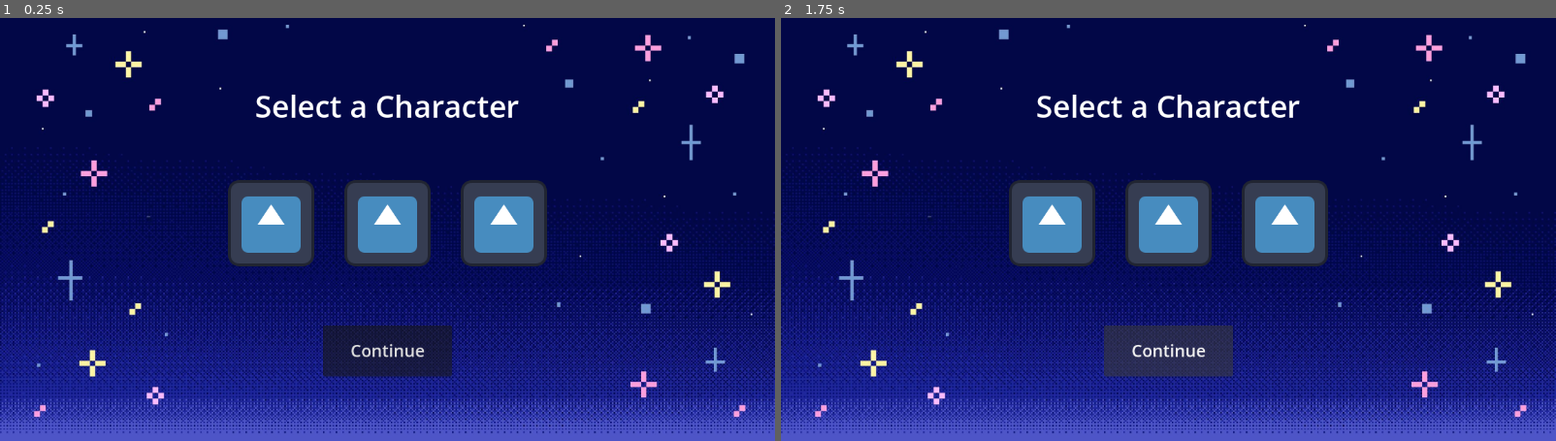
Above: before the commit, frames 1-2 (left to right).
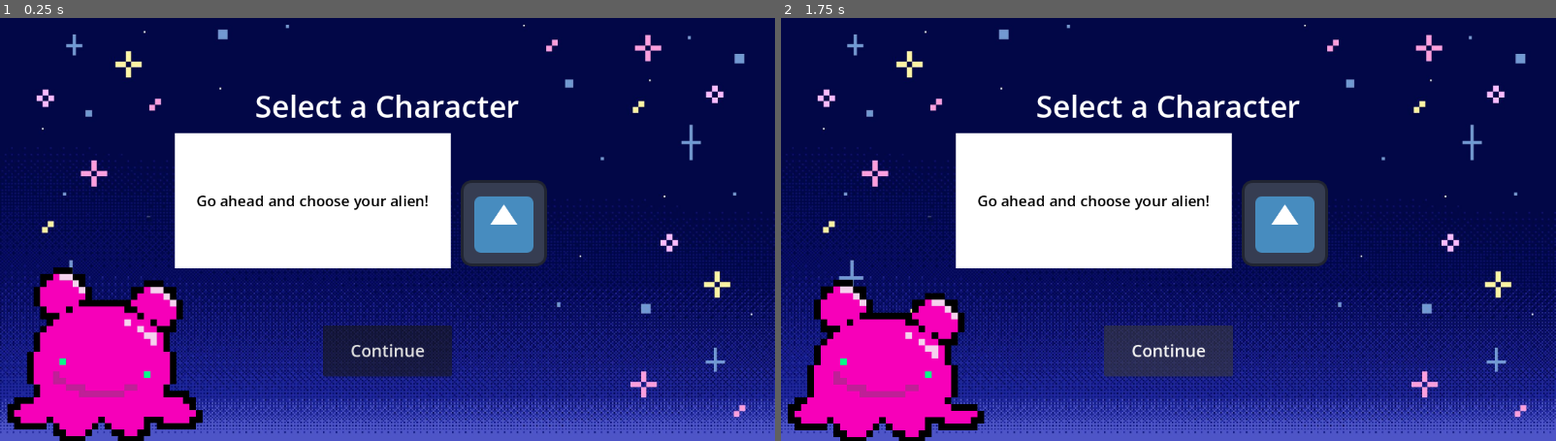
Above: after the commit, the same moments.

Repository: asiderys/ROOT16-Game-Jam
Game: Godot game, scene res://character_selection/character_selection.tscn
Same seed, same stepped clock (60 frames per second), same inputs: the game is played once before the commit and once after it. This scene is started directly instead of the project's main scene. The engine's default icon, where the game draws it, is replaced by a stand-in: a white triangle on a blue panel in a dark square.
Inputs:
- Up to frame 1 (0.25 s): no input
- Up to frame 2 (1.75 s): click "Continue" at 0.5 s; click "Continue" at 1.25 s

The runs differ from the first frame. In frame 1, 18% of the frame differs, in the area x 0-59%, y 27-100%; in frame 2, 18%.

Commit message:
Added music and continued guide

Diff:
--- a/Restocking.tscn
+++ /dev/null
@@ -1,105 +0,0 @@
-[gd_scene format=3 uid="uid://dghjohdt4f5s8"]
-
-[ext_resource type="Script" path="res://restocking.gd" id="1_pbe4y"]
-
-[sub_resource type="Animation" id="Animation_575rj"]
-resource_name = "PurchaseError"
-length = 0.25
-tracks/0/type = "value"
-tracks/0/imported = false
-tracks/0/enabled = true
-tracks/0/path = NodePath("AnimationPlayer/HBoxContainer:position")
-tracks/0/interp = 1
-tracks/0/loop_wrap = true
-tracks/0/keys = {
-"times": PackedFloat32Array(0, 0.033333335, 0.06666667, 0.1, 0.13333334, 0.16666667, 0.2, 0.23333333),
-"transitions": PackedFloat32Array(1, 1, 1, 1, 1, 1, 1, 1),
-"update": 0,
-"values": [Vector2(-25, 0), Vector2(0, 0), Vector2(25, 0), Vector2(0, 0), Vector2(-25, 0), Vector2(0, 0), Vector2(25, 0), Vector2(0, 0)]
-}
-
-[sub_resource type="Animation" id="Animation_pbe4y"]
-length = 0.001
-tracks/0/type = "value"
-tracks/0/imported = false
-tracks/0/enabled = true
-tracks/0/path = NodePath("AnimationPlayer/HBoxContainer:position")
-tracks/0/interp = 1
-tracks/0/loop_wrap = true
-tracks/0/keys = {
-"times": PackedFloat32Array(0),
-"transitions": PackedFloat32Array(1),
-"update": 0,
-"values": [Vector2(0, 0)]
-}
-
-[sub_resource type="AnimationLibrary" id="AnimationLibrary_n0kda"]
-_data = {
-&"PurchaseError": SubResource("Animation_575rj"),
-&"RESET": SubResource("Animation_pbe4y")
-}
-
-[node name="Restocking" type="Control" unique_id=1323624672]
-layout_mode = 3
-anchors_preset = 15
-anchor_right = 1.0
-anchor_bottom = 1.0
-grow_horizontal = 2
-grow_vertical = 2
-script = ExtResource("1_pbe4y")
-
-[node name="Layout" type="VBoxContainer" parent="." unique_id=1230722064]
-layout_mode = 1
-anchors_preset = 15
-anchor_right = 1.0
-anchor_bottom = 1.0
-grow_horizontal = 2
-grow_vertical = 2
-
-[node name="AnimationPlayer" type="AnimationPlayer" parent="Layout" unique_id=1614275042]
-libraries/ = SubResource("AnimationLibrary_n0kda")
-
-[node name="HBoxContainer" type="HBoxContainer" parent="Layout/AnimationPlayer" unique_id=168741926]
-anchors_preset = 10
-anchor_right = 1.0
-offset_left = -25.0
-offset_right = -25.0
-offset_bottom = 35.0
-grow_horizontal = 2
-theme_override_constants/separation = 60
-alignment = 1
-
-[node name="CurrentCost" type="Label" parent="Layout/AnimationPlayer/HBoxContainer" unique_id=1338835133]
-layout_mode = 2
-theme_override_font_sizes/font_size = 25
-text = "Current cost: 0"
-horizontal_alignment = 1
-vertical_alignment = 1
-
-[node name="Money" type="Label" parent="Layout/AnimationPlayer/HBoxContainer" unique_id=286259757]
-layout_mode = 2
-theme_override_font_sizes/font_size = 25
-text = "Money: 100"
-horizontal_alignment = 1
-vertical_alignment = 1
-
-[node name="ScrollBox" type="ScrollContainer" parent="Layout" unique_id=1152177846]
-custom_minimum_size = Vector2(6.015, 13.545)
-layout_mode = 2
-size_flags_vertical = 3
-
-[node name="ProductCardContainer" type="GridContainer" parent="Layout/ScrollBox" unique_id=2145477403]
-layout_mode = 2
-size_flags_horizontal = 6
-size_flags_vertical = 3
-theme_override_constants/h_separation = 15
-theme_override_constants/v_separation = 15
-columns = 2
-
-[node name="Button" type="Button" parent="Layout" unique_id=710807426]
-custom_minimum_size = Vector2(0, 75)
-layout_mode = 2
-theme_override_colors/icon_normal_color = Color(0.49919003, 0.97400683, 0.9999998, 1)
-text = "Check Out"
-
-[connection signal="pressed" from="Layout/Button" to="." method="submit_purchase"]
--- /dev/null
+++ b/alien_voice/alien_voice.tscn
@@ -0,0 +1,6 @@
+[gd_scene format=3 uid="uid://8qay6q5iwyxt"]
+
+[ext_resource type="Script" uid="uid://bvxpr60r2vho" path="res://alien_voice/alien_voice.gd" id="1_ow73k"]
+
+[node name="AlienVoice" type="AudioStreamPlayer2D" unique_id=137993742]
+script = ExtResource("1_ow73k")
--- a/background.gd
+++ /dev/null
@@ -1,11 +0,0 @@
-extends Sprite2D
-
-
-# Called when the node enters the scene tree for the first time.
-func _ready() -> void:
-	pass # Replace with function body.
-
-
-# Called every frame. 'delta' is the elapsed time since the previous frame.
-func _process(delta: float) -> void:
-	pass
--- a/character_selection/character_selection.tscn
+++ b/character_selection/character_selection.tscn
@@ -1,8 +1,26 @@
 [gd_scene format=3 uid="uid://ibf5jd1xa61l"]
 
-[ext_resource type="Texture2D" uid="uid://4vr8qb8wiqpq" path="res://START PAGE Background.jpg" id="1_0p0vs"]
+[ext_resource type="Texture2D" uid="uid://4vr8qb8wiqpq" path="res://art/backgrounds/start_page_bg.jpg" id="1_0p0vs"]
 [ext_resource type="Script" uid="uid://dlqipr3q8uaas" path="res://character_selection/character_selection.gd" id="1_g8q2a"]
 [ext_resource type="Texture2D" uid="uid://fo27rpgrtwec" path="res://icon.svg" id="2_g8q2a"]
+[ext_resource type="Script" uid="uid://bvfeguayyunjg" path="res://character_selection/guide.gd" id="4_etmm7"]
+[ext_resource type="Texture2D" uid="uid://chsv3v62m1en2" path="res://art/aliens/blorpl/borpl01.png" id="4_qda2x"]
+[ext_resource type="Texture2D" uid="uid://c7lfiyixgea4l" path="res://art/aliens/blorpl/borpl02.png" id="5_etmm7"]
+[ext_resource type="PackedScene" uid="uid://8qay6q5iwyxt" path="res://alien_voice/alien_voice.tscn" id="7_odr2s"]
+
+[sub_resource type="SpriteFrames" id="SpriteFrames_odr2s"]
+animations = [{
+"frames": [{
+"duration": 1.0,
+"texture": ExtResource("4_qda2x")
+}, {
+"duration": 1.0,
+"texture": ExtResource("5_etmm7")
+}],
+"loop": true,
+"name": &"default",
+"speed": 5.0
+}]
 
 [node name="CharacterSelection" type="Control" unique_id=93252415]
 layout_mode = 3
@@ -91,3 +109,41 @@
 grow_vertical = 0
 theme_override_font_sizes/font_size = 25
 text = "Continue"
+
+[node name="Guide" type="Control" parent="." unique_id=1288165488]
+layout_mode = 1
+anchors_preset = 2
+anchor_top = 1.0
+anchor_bottom = 1.0
+offset_top = -40.0
+offset_right = 40.0
+grow_vertical = 0
+script = ExtResource("4_etmm7")
+
+[node name="GuideFrames" type="AnimatedSprite2D" parent="Guide" unique_id=680985601]
+position = Vector2(156, -83.00001)
+scale = Vector2(0.21444449, 0.21444446)
+sprite_frames = SubResource("SpriteFrames_odr2s")
+
+[node name="AlienVoice" parent="Guide" unique_id=137993742 instance=ExtResource("7_odr2s")]
+
+[node name="ColorRect" type="ColorRect" parent="Guide" unique_id=338113491]
+layout_mode = 0
+offset_left = 260.0
+offset_top = -418.0
+offset_right = 670.0
+offset_bottom = -217.0
+
+[node name="Label" type="Label" parent="Guide/ColorRect" unique_id=1257877970]
+layout_mode = 1
+anchors_preset = 15
+anchor_right = 1.0
+anchor_bottom = 1.0
+grow_horizontal = 2
+grow_vertical = 2
+theme_override_colors/font_color = Color(0, 0, 0, 1)
+theme_override_font_sizes/font_size = 22
+text = "Go ahead and choose your alien!"
+horizontal_alignment = 1
+vertical_alignment = 1
+autowrap_mode = 3
--- /dev/null
+++ b/character_selection/guide.gd
@@ -0,0 +1,5 @@
+extends Control
+
+func _ready() -> void:
+	$GuideFrames.play()
+	$AlienVoice.speak("Go ahead and choose your alien!")
--- a/cutscene.tscn
+++ b/cutscene/cutscene.tscn
@@ -1,10 +1,10 @@
 [gd_scene format=3 uid="uid://cb2iayirmihbw"]
 
-[ext_resource type="Script" uid="uid://des5blktv8v0v" path="res://cutscene.gd" id="1_bl24s"]
-[ext_resource type="Texture2D" uid="uid://4vr8qb8wiqpq" path="res://START PAGE Background.jpg" id="1_ye7fo"]
-[ext_resource type="Texture2D" uid="uid://chsv3v62m1en2" path="res://PinkAlien0.png" id="2_8vcau"]
-[ext_resource type="Texture2D" uid="uid://c7lfiyixgea4l" path="res://PinkAlien1.png" id="3_bl24s"]
-[ext_resource type="Script" path="res://audio_stream_player_2d.gd" id="5_u4yv4"]
+[ext_resource type="Script" uid="uid://des5blktv8v0v" path="res://cutscene/cutscene.gd" id="1_bl24s"]
+[ext_resource type="Texture2D" uid="uid://4vr8qb8wiqpq" path="res://art/backgrounds/start_page_bg.jpg" id="1_ye7fo"]
+[ext_resource type="Texture2D" uid="uid://chsv3v62m1en2" path="res://art/aliens/blorpl/borpl01.png" id="2_8vcau"]
+[ext_resource type="Texture2D" uid="uid://c7lfiyixgea4l" path="res://art/aliens/blorpl/borpl02.png" id="3_bl24s"]
+[ext_resource type="Script" uid="uid://bvxpr60r2vho" path="res://alien_voice/alien_voice.gd" id="5_u4yv4"]
 
 [sub_resource type="StyleBoxFlat" id="StyleBoxFlat_u4yv4"]
 border_width_left = 14
--- a/product_card.tscn
+++ /dev/null
@@ -1,147 +0,0 @@
-[gd_scene format=3 uid="uid://b5vu12bgpgjf3"]
-
-[ext_resource type="Texture2D" uid="uid://fo27rpgrtwec" path="res://icon.svg" id="1_t13al"]
-[ext_resource type="Script" path="res://product_card.gd" id="1_y2gr7"]
-
-[node name="ProductCard" type="Control" unique_id=1393804491]
-custom_minimum_size = Vector2(507, 647)
-layout_mode = 3
-anchor_right = 0.45400003
-anchor_bottom = 0.5
-offset_right = -16.008057
-offset_bottom = 323.0
-script = ExtResource("1_y2gr7")
-
-[node name="Background" type="ColorRect" parent="." unique_id=697222245]
-layout_mode = 1
-anchors_preset = 15
-anchor_right = 1.0
-anchor_bottom = 1.0
-grow_horizontal = 2
-grow_vertical = 2
-color = Color(0.3779188, 0.37791887, 0.37791884, 1)
-
-[node name="ItemName" type="Label" parent="." unique_id=466583899]
-layout_mode = 1
-anchors_preset = 10
-anchor_right = 1.0
-offset_top = 28.0
-offset_bottom = 70.0
-grow_horizontal = 2
-theme_override_font_sizes/font_size = 30
-text = "Item Name"
-horizontal_alignment = 1
-vertical_alignment = 1
-
-[node name="ItemIcon" type="TextureRect" parent="." unique_id=50442746]
-layout_mode = 1
-anchors_preset = 14
-anchor_top = 0.5
-anchor_right = 1.0
-anchor_bottom = 0.5
-offset_top = -232.0
-offset_bottom = 29.0
-grow_horizontal = 2
-grow_vertical = 2
-texture = ExtResource("1_t13al")
-
-[node name="Decrease" type="Button" parent="." unique_id=1167901994]
-layout_mode = 0
-offset_left = 117.0
-offset_top = 376.0
-offset_right = 167.0
-offset_bottom = 447.0
-theme_override_font_sizes/font_size = 45
-text = "-"
-
-[node name="Amount" type="Label" parent="." unique_id=66805239]
-layout_mode = 0
-offset_left = 202.0
-offset_top = 382.0
-offset_right = 279.0
-offset_bottom = 445.0
-theme_override_font_sizes/font_size = 45
-text = "150"
-horizontal_alignment = 1
-
-[node name="Increase" type="Button" parent="." unique_id=614458908]
-custom_minimum_size = Vector2(40, 0)
-layout_mode = 0
-offset_left = 305.0
-offset_top = 377.0
-offset_right = 365.0
-offset_bottom = 448.0
-theme_override_font_sizes/font_size = 45
-text = "+"
-
-[node name="StoreName" type="Label" parent="." unique_id=2052639465]
-layout_mode = 1
-anchors_preset = 12
-anchor_top = 1.0
-anchor_right = 1.0
-anchor_bottom = 1.0
-offset_top = -159.0
-offset_bottom = -136.0
-grow_horizontal = 2
-grow_vertical = 0
-theme_override_font_sizes/font_size = 25
-text = "Bob's store"
-horizontal_alignment = 1
-vertical_alignment = 1
-
-[node name="CoinIcon" type="TextureRect" parent="." unique_id=592293909]
-layout_mode = 0
-offset_left = 73.0
-offset_top = 543.0
-offset_right = 201.0
-offset_bottom = 671.0
-scale = Vector2(0.405, 0.405)
-texture = ExtResource("1_t13al")
-
-[node name="TrustIcon" type="TextureRect" parent="." unique_id=1946258989]
-layout_mode = 0
-offset_left = 194.99998
-offset_top = 543.0
-offset_right = 323.0
-offset_bottom = 671.0
-scale = Vector2(0.425, 0.425)
-texture = ExtResource("1_t13al")
-
-[node name="CoinsCount" type="Label" parent="." unique_id=1923440973]
-layout_mode = 0
-offset_left = 133.99998
-offset_top = 547.99994
-offset_right = 178.0
-offset_bottom = 589.99994
-theme_override_font_sizes/font_size = 30
-text = "-40"
-
-[node name="ProfitIcon" type="TextureRect" parent="." unique_id=405294746]
-layout_mode = 0
-offset_left = 330.00003
-offset_top = 546.99994
-offset_right = 458.00003
-offset_bottom = 674.99994
-scale = Vector2(0.405, 0.405)
-texture = ExtResource("1_t13al")
-
-[node name="ProfitCount" type="Label" parent="." unique_id=767356894]
-layout_mode = 0
-offset_left = 397.0
-offset_top = 550.0
-offset_right = 441.0
-offset_bottom = 592.0
-theme_override_font_sizes/font_size = 30
-text = "15"
-
-[node name="TrustCount" type="Label" parent="." unique_id=1371218531]
-layout_mode = 0
-offset_left = 265.0
-offset_top = 548.0
-offset_right = 316.0
-offset_bottom = 590.0
-theme_override_font_sizes/font_size = 30
-text = "+25"
-
-[connection signal="pressed" from="Decrease" to="." method="decrease_purchase_amount"]
-[connection signal="pressed" from="Increase" to="." method="increase_purchase_amount"]
--- a/start_screen.gd
+++ /dev/null
@@ -1,4 +0,0 @@
-extends Control
-
-func _on_playbutton_pressed() -> void:
-	get_tree().change_scene_to_file("res://cutscene.tscn")
--- a/startScreen.tscn
+++ b/start_screen/startScreen.tscn
@@ -1,9 +1,10 @@
 [gd_scene format=3 uid="uid://3bbqamc6efey"]
 
-[ext_resource type="Texture2D" uid="uid://buw0m46g06o8b" path="res://START PAGE Background (1).jpg" id="1_ev681"]
-[ext_resource type="Script" uid="uid://4bnicmn313su" path="res://start_screen.gd" id="1_w8rx1"]
-[ext_resource type="Texture2D" uid="uid://i0fcu4bs5gy1" path="res://START PAGE Title Text.png" id="2_w8rx1"]
-[ext_resource type="Texture2D" uid="uid://qubon4b06i8v" path="res://START PAGE Play Button.png" id="3_gxmh3"]
+[ext_resource type="Script" uid="uid://4bnicmn313su" path="res://start_screen/start_screen.gd" id="1_w8rx1"]
+[ext_resource type="Texture2D" uid="uid://4vr8qb8wiqpq" path="res://art/backgrounds/start_page_bg.jpg" id="2_o2g4g"]
+[ext_resource type="Texture2D" uid="uid://i0fcu4bs5gy1" path="res://art/ui_elements/START PAGE Title Text.png" id="2_w8rx1"]
+[ext_resource type="Texture2D" uid="uid://qubon4b06i8v" path="res://art/ui_elements/START PAGE Play Button.png" id="3_gxmh3"]
+[ext_resource type="AudioStream" uid="uid://bf5f1lcjsgx47" path="res://music/titlemusic.mp3" id="5_o6flq"]
 
 [node name="Control" type="Control" unique_id=1747520824]
 layout_mode = 3
@@ -24,7 +25,7 @@
 offset_right = 33.0
 grow_horizontal = 2
 grow_vertical = 2
-texture = ExtResource("1_ev681")
+texture = ExtResource("2_o2g4g")
 expand_mode = 1
 stretch_mode = 4
 
@@ -64,4 +65,8 @@
 ignore_texture_size = true
 stretch_mode = 4
 
+[node name="TitleMusic" type="AudioStreamPlayer2D" parent="." unique_id=1403443352]
+stream = ExtResource("5_o6flq")
+autoplay = true
+
 [connection signal="pressed" from="play-button" to="." method="_on_playbutton_pressed"]
--- /dev/null
+++ b/start_screen/start_screen.gd
@@ -0,0 +1,4 @@
+extends Control
+
+func _on_playbutton_pressed() -> void:
+	get_tree().change_scene_to_file("res://cutscene/cutscene.tscn")
Binary file removed: START PAGE Background.jpg
Not shown, removed: START PAGE Play Button.png.import
Renamed: audio_stream_player_2d.gd -> alien_voice/alien_voice.gd
Renamed: audio_stream_player_2d.gd.uid -> alien_voice/alien_voice.gd.uid
Renamed: PinkAlien0.png -> art/aliens/blorpl/borpl01.png
Not shown, changed: art/aliens/blorpl/borpl01.png.import
Renamed: PinkAlien1.png -> art/aliens/blorpl/borpl02.png
Not shown, changed: art/aliens/blorpl/borpl02.png.import
Renamed: START PAGE Background (1).jpg -> art/backgrounds/start_page_bg.jpg
Not shown, changed: art/backgrounds/start_page_bg.jpg.import
Renamed: START PAGE Play Button.png -> art/ui_elements/START PAGE Play Button.png
Not shown, changed: art/ui_elements/START PAGE Play Button.png.import
(and 9 more such lines)
